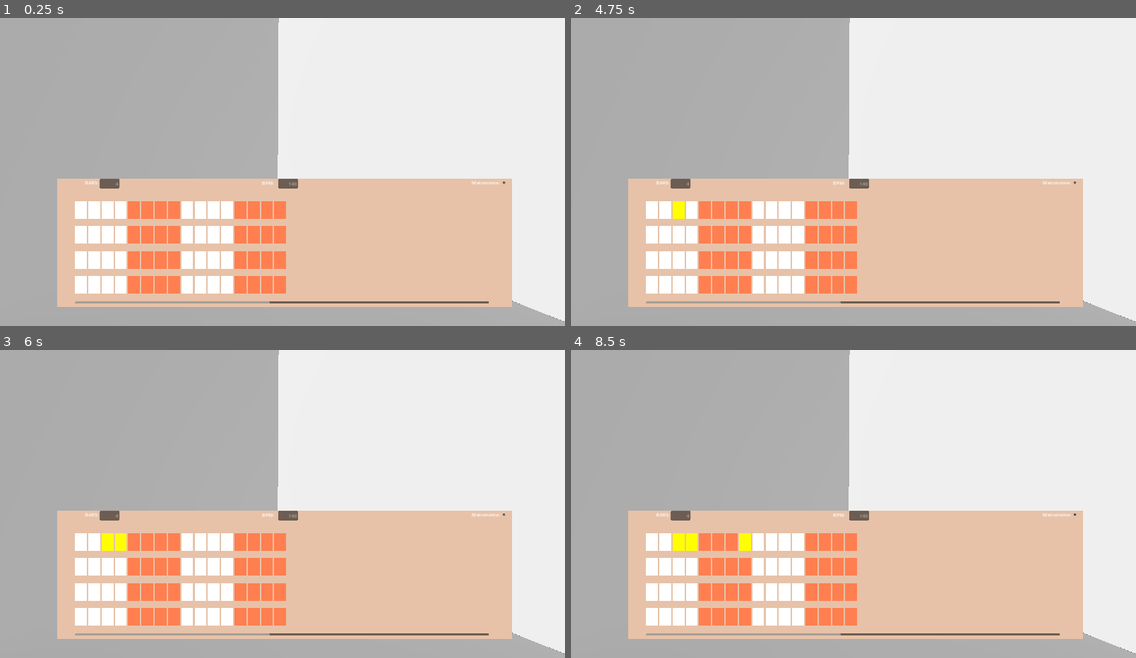
Above: before the commit, frames 1-4 (two rows, left to right).
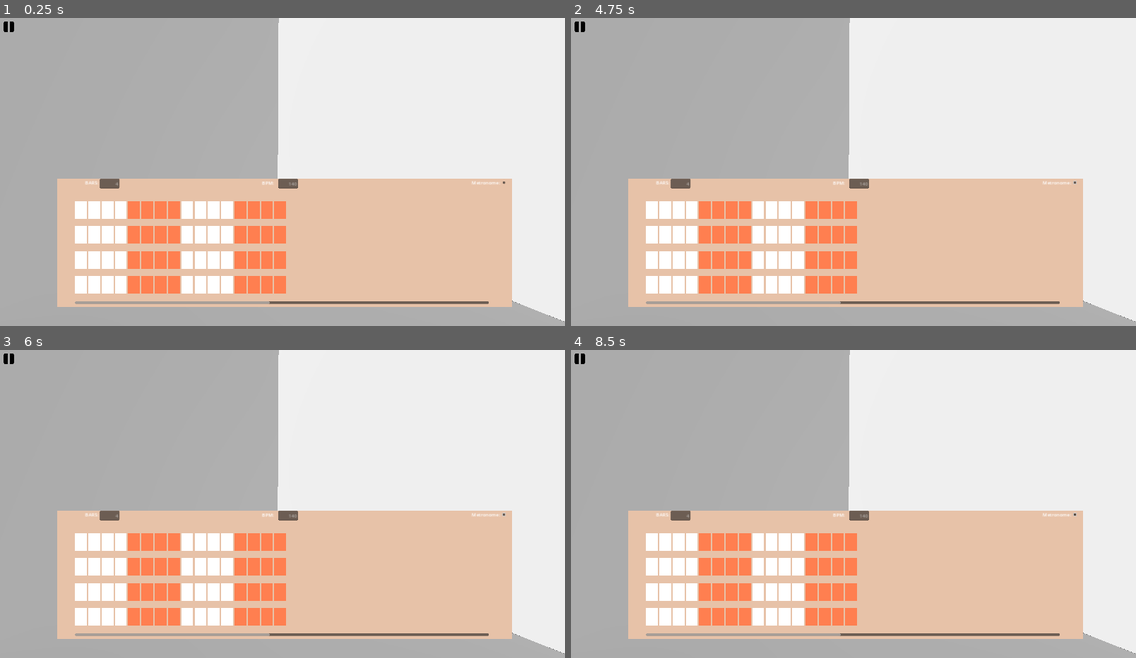
Above: after the commit, the same moments.

Repository: dgshanee/drum-xtreme
Game: Godot game, scene res://setting.tscn
The game is run twice, just before and just after one commit, with the same random seed, the same clock (stepped at 60 frames per second) and the same inputs. The project has no main scene, so this scene is started directly.
Inputs (mouse positions are in pixels of both pictures, inside the frame that each line leads up to):
- Up to frame 1 (0.25 s): no input
- Up to frame 2 (4.75 s): click (1073, 181) at 0.5 s; click (1073, 181) at 1.25 s; click (1073, 181) at 2 s; tap Enter at 2.75, 4.25 s; move the mouse to (644, 199) at 2.77 s; click (644, 199) at 2.92 s; tap Space at 3.5 s; move the mouse to (661, 199) at 3.52 s; click (661, 199) at 3.67 s; move the mouse to (672, 199) at 4.27 s; click (672, 199) at 4.42 s
- Up to frame 3 (6 s): tap Space at 5 s; move the mouse to (113, 531) at 5.02 s; click (113, 531) at 5.17 s; tap Enter at 5.75 s; move the mouse to (129, 531) at 5.77 s; click (129, 531) at 5.92 s
- Up to frame 4 (8.5 s): tap Space at 6.5 s; move the mouse to (712, 531) at 6.52 s; click (712, 531) at 6.67 s; move the mouse to (723, 531) at 7.27 s; click (723, 531) at 7.42 s; move the mouse to (740, 531) at 8.02 s; click (740, 531) at 8.17 s

The runs differ from the first frame. In frame 1, 0.2% of the frame differs, in the area x 0-87%, y 1-93%; in frame 2, 0.3%; in frame 3, 0.5%; in frame 4, 0.6%.

Commit message:
pause/play

Diff:
--- a/UI.tscn
+++ b/UI.tscn
@@ -1,6 +1,7 @@
-[gd_scene load_steps=8 format=3 uid="uid://rgkyvd01mp4r"]
+[gd_scene load_steps=9 format=3 uid="uid://rgkyvd01mp4r"]
 
 [ext_resource type="PackedScene" uid="uid://dhrr2be82k80p" path="res://Editor.tscn" id="1_4xdah"]
+[ext_resource type="Texture2D" uid="uid://brhhdbe0kepai" path="res://assets/pause.png" id="1_13m13"]
 [ext_resource type="Script" path="res://drum_editor.gd" id="1_rmmlu"]
 [ext_resource type="PackedScene" uid="uid://catftk065aav8" path="res://Header.tscn" id="2_not44"]
 [ext_resource type="AudioStream" uid="uid://dvt6y47kyh2hy" path="res://assets/kick.wav" id="3_osk8o"]
@@ -17,7 +18,16 @@
 grow_vertical = 2
 scale = Vector2(1.00352, 1)
 
-[node name="drum_editor" type="Panel" parent="." node_paths=PackedStringArray("kick_editor", "snare_editor", "hh_editor", "crash_editor")]
+[node name="toggle_play" type="TextureRect" parent="."]
+layout_mode = 0
+offset_right = 60.0
+offset_bottom = 60.0
+scale = Vector2(0.997, 0.998246)
+mouse_default_cursor_shape = 2
+texture = ExtResource("1_13m13")
+expand_mode = 1
+
+[node name="drum_editor" type="Panel" parent="." node_paths=PackedStringArray("play_button", "kick_editor", "snare_editor", "hh_editor", "crash_editor")]
 layout_mode = 1
 anchors_preset = 7
 anchor_left = 0.5
@@ -30,7 +40,9 @@
 offset_bottom = -99.0
 grow_horizontal = 2
 grow_vertical = 0
+scale = Vector2(1, 1.00105)
 script = ExtResource("1_rmmlu")
+play_button = NodePath("../toggle_play")
 kick_editor = NodePath("ScrollContainer/VBoxContainer/kick")
 snare_editor = NodePath("ScrollContainer/VBoxContainer/snare")
 hh_editor = NodePath("ScrollContainer/VBoxContainer/hi hat")
--- a/drum_editor.gd
+++ b/drum_editor.gd
@@ -1,6 +1,8 @@
 extends Panel
 
 @onready var header: GridContainer = $Header
+
+@export var play_button: TextureRect
 
 class editor_obj:
 	var editor: GridContainer
@@ -14,6 +16,8 @@
 @export var snare_editor: GridContainer
 @export var hh_editor: GridContainer
 @export var crash_editor: GridContainer
+
+@export var paused: bool = false
 
 var editors: Array
 
@@ -32,6 +36,12 @@
 
 func _process(delta: float):
 	metronome_on = header.metronome_on
+	if (paused and !timer.is_stopped()):
+		timer.stop()
+		metronome_time = 0
+	if (!paused and timer.is_stopped()):
+		timer.start()
+		metronome_time = 0
 
 func _ready():
 	editors = [kick_editor, snare_editor, hh_editor, crash_editor]
@@ -58,15 +68,17 @@
 		var obj = editor_obj.new(editors[i], stream)
 		editor_objs.append(obj)
 
-	# # init kick
-	# kick = AudioStreamPlayer.new()
-	# add_child(kick)
-	# kick.stream = kick_editor.resource
+	play_button.connect("gui_input", handle_pause_play)
 
-	# #init snare
-	# snare = AudioStreamPlayer.new()
-	# add_child(snare)
-	# snare.stream = snare_editor.resource
+func handle_pause_play(event: InputEvent):
+	if event is InputEventMouseButton:
+		if (!event.pressed):
+			if (paused):
+				play_button.texture = load("res://assets/pause.png")
+			else:
+				play_button.texture = load("res://assets/play.png")
+
+			paused = !paused
 
 
 func _on_timer_timeout():
--- a/setting.tscn
+++ b/setting.tscn
@@ -14,4 +14,4 @@
 [node name="DirectionalLight3D" type="DirectionalLight3D" parent="."]
 transform = Transform3D(0.925263, -0.00169155, 0.379323, -0.144928, 0.92255, 0.357629, -0.350549, -0.385875, 0.853356, 0, 4.2386, 0)
 
-[node name="Control" parent="." instance=ExtResource("1_minex")]
+[node name="UI" parent="." instance=ExtResource("1_minex")]
--- /dev/null
+++ b/toggle_play.gd
@@ -0,0 +1,11 @@
+extends TextureRect
+
+
+# Called when the node enters the scene tree for the first time.
+func _ready() -> void:
+	pass # Replace with function body.
+
+
+# Called every frame. 'delta' is the elapsed time since the previous frame.
+func _process(delta: float) -> void:
+	pass
Binary file added: assets/pause.png
Not shown, added: assets/pause.png.import
Not shown, added: assets/play.png.import
